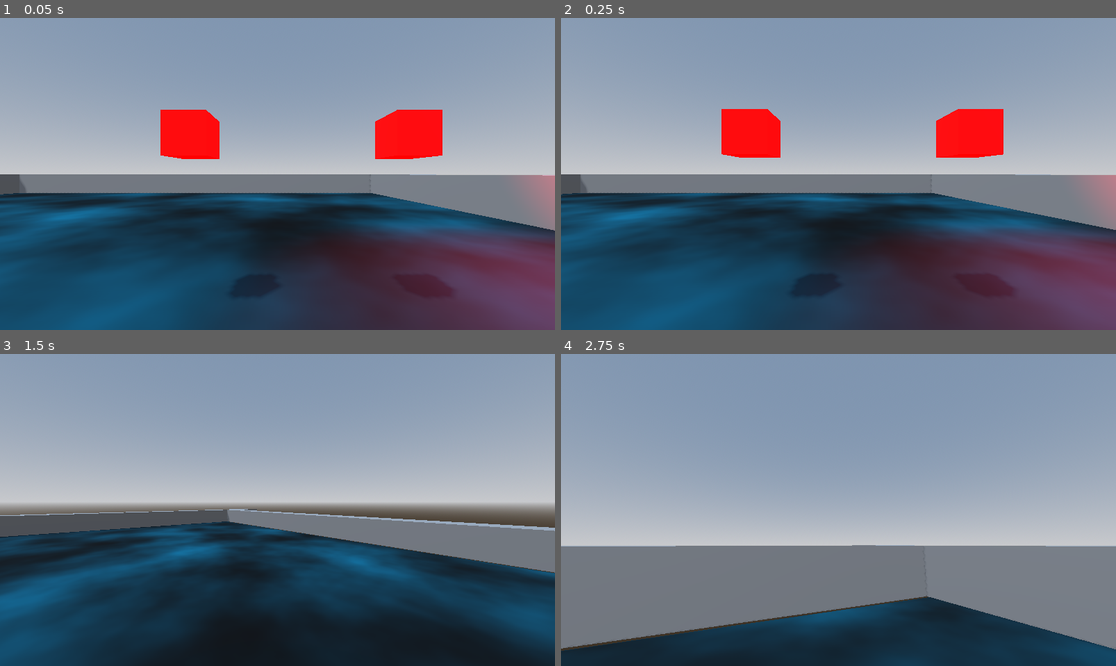
Above: before the commit, frames 1-4 (two rows, left to right).
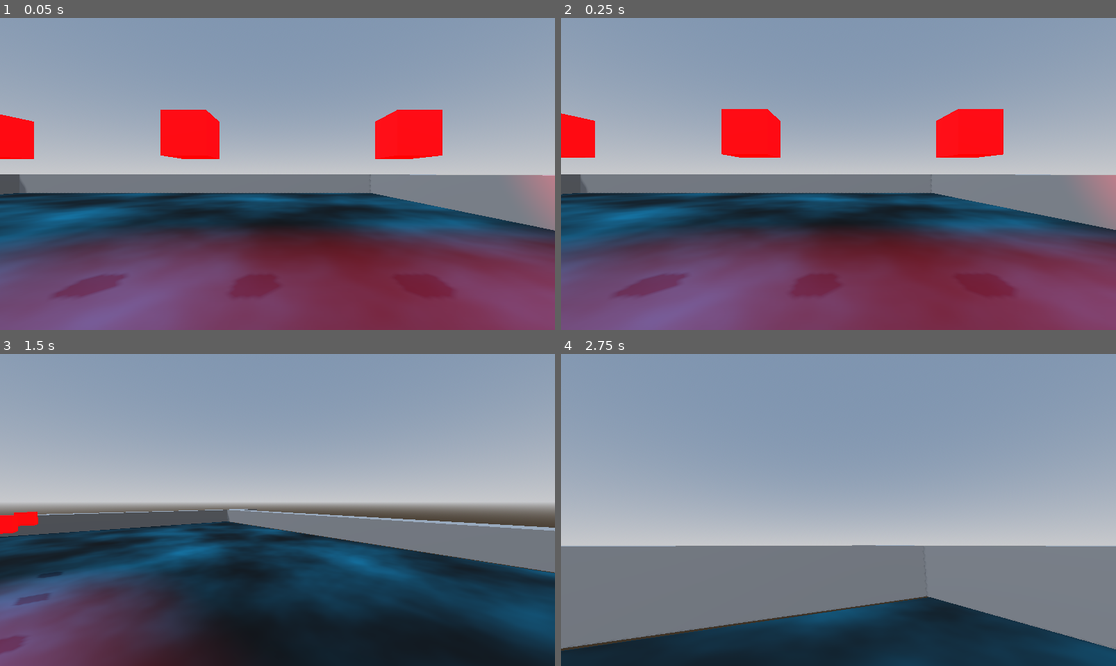
Above: after the commit, the same moments.

Repository: uniqueusername/burning-paper
Game: Godot game, scene res://levels/world2.tscn
The game is run twice, just before and just after one commit, with the same random seed, the same clock (stepped at 60 frames per second) and the same inputs. This scene is started directly instead of the project's main scene.
Inputs (mouse positions are in pixels of both pictures, inside the frame that each line leads up to):
- Up to frame 1 (0.05 s): no input
- Up to frame 2 (0.25 s): no input
- Up to frame 3 (1.5 s): tap Enter at 0.5 s; move the mouse to (305, 510) at 0.52 s; hold E (interact) 0.53-1.28 s; hold W (forward) from 0.53 s (still down); tap Space (jump) at 0.77 s; move the mouse to (249, 510) at 1.27 s; tap E (interact) at 1.35 s
- Up to frame 4 (2.75 s): keep holding W (forward); tap Space (jump) at 1.52 s; move the mouse to (849, 503) at 2.02 s; hold E (interact) from 2.03 s (still down)

The runs differ from the first frame. In frame 1, 28% of the frame differs, in the area x 0-100%, y 30-100%; in frame 2, 28%; in frame 3, 9.6%; in frame 4, nothing differs.

Commit message:
add active terminal counter

Diff:
--- a/levels/world2.tscn
+++ b/levels/world2.tscn
@@ -1,7 +1,8 @@
-[gd_scene load_steps=11 format=3 uid="uid://banvq7n5t3gah"]
+[gd_scene load_steps=12 format=3 uid="uid://banvq7n5t3gah"]
 
 [ext_resource type="PackedScene" uid="uid://cycfgh6uhnl1h" path="res://objects/player/player.tscn" id="1_j6y61"]
 [ext_resource type="PackedScene" uid="uid://b2b0kp0wya7bg" path="res://objects/terminal/terminal.tscn" id="2_bna8q"]
+[ext_resource type="Script" path="res://objects/terminal/terminal_manager.gd" id="3_ahj14"]
 
 [sub_resource type="ProceduralSkyMaterial" id="ProceduralSkyMaterial_tobbq"]
 sky_horizon_color = Color(0.647059, 0.654902, 0.670588, 1)
@@ -53,12 +54,27 @@
 size = Vector3(20.1669, 0.001, 18.901)
 material = SubResource("StandardMaterial3D_e776h")
 
-[node name="terminal" parent="." instance=ExtResource("2_bna8q")]
+[node name="terminals" type="Node3D" parent="."]
+transform = Transform3D(1, 1.05879e-22, 0, 9.63259e-34, 1, 0, 0, 0, 1, 0, 0, 0)
+
+[node name="terminal" parent="terminals" instance=ExtResource("2_bna8q")]
 transform = Transform3D(1, -4.96115e-11, -7.27596e-12, -9.09773e-12, 1, -7.27596e-12, 0, 1.45519e-11, 1, 3.37785, 1.29949, 0)
 material = SubResource("StandardMaterial3D_47g1u")
 
-[node name="terminal2" parent="." instance=ExtResource("2_bna8q")]
+[node name="terminal2" parent="terminals" instance=ExtResource("2_bna8q")]
 transform = Transform3D(1, -4.96115e-11, -7.27596e-12, -9.09773e-12, 1, -7.27596e-12, 0, 1.45519e-11, 1, 4.93757, 1.29949, 0)
+material = SubResource("StandardMaterial3D_0xlgp")
+
+[node name="terminal3" parent="terminals" instance=ExtResource("2_bna8q")]
+transform = Transform3D(1, -4.96115e-11, -7.27596e-12, -9.09773e-12, 1, -7.27596e-12, 0, 1.45519e-11, 1, 0.323833, 1.29949, 0)
+material = SubResource("StandardMaterial3D_47g1u")
+
+[node name="terminal4" parent="terminals" instance=ExtResource("2_bna8q")]
+transform = Transform3D(1, -4.96115e-11, -7.27596e-12, -9.09773e-12, 1, -7.27596e-12, 0, 1.45519e-11, 1, 1.88355, 1.29949, 0)
+material = SubResource("StandardMaterial3D_0xlgp")
+
+[node name="terminal5" parent="terminals" instance=ExtResource("2_bna8q")]
+transform = Transform3D(1, -4.96115e-11, -7.27596e-12, -9.09773e-12, 1, -7.27596e-12, 0, 1.45519e-11, 1, -1.22818, 1.29949, 0)
 material = SubResource("StandardMaterial3D_0xlgp")
 
 [node name="player" parent="." instance=ExtResource("1_j6y61")]
@@ -95,5 +111,6 @@
 use_collision = true
 
 [node name="terminal_manager" type="Node3D" parent="."]
+script = ExtResource("3_ahj14")
 
 [editable path="player"]
--- /dev/null
+++ b/objects/terminal/terminal_manager.gd
@@ -0,0 +1,8 @@
+extends Node3D
+
+@onready var terminals = get_tree().get_nodes_in_group("terminals")
+
+func _process(delta):
+	var active_count: int = 0
+	for terminal in terminals:
+		if terminal.active: active_count += 1
Not shown: 1 places in world.tscn that only renumber resources
Not shown, changed: .DS_Store
Not shown, added: objects/terminal/nav
